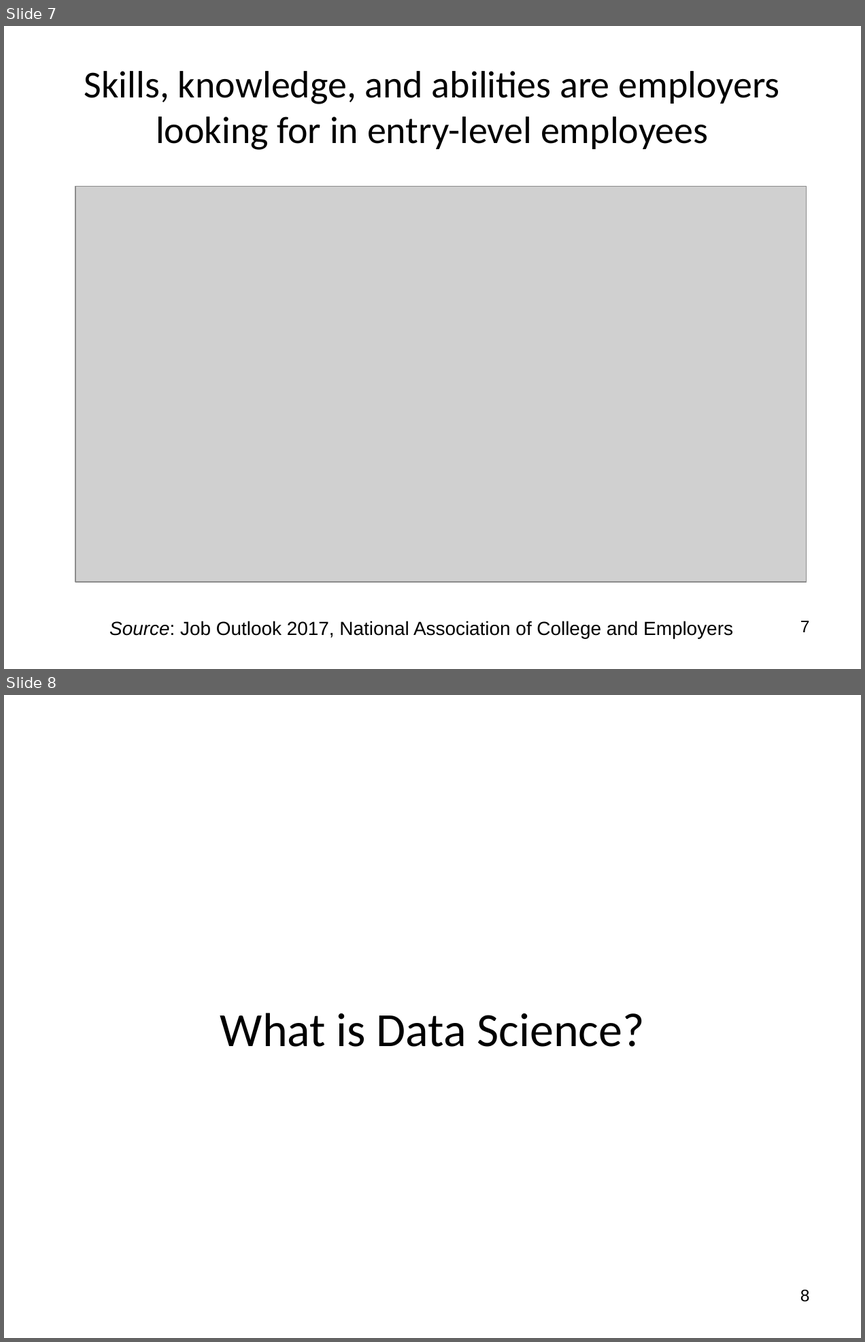
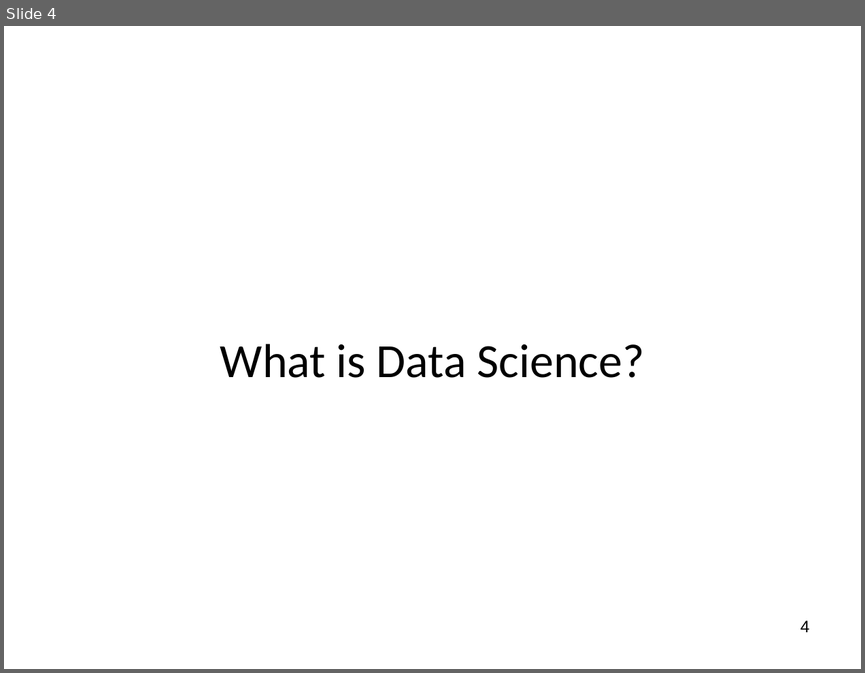
Before and after one commit to wsphd/datajam2018, a slide deck: dj2018.pptx. Shown one above the other, each under a label of ours: slides 7 and 8 before the commit, slide 4 after it. The pictures are 865x1342 and 865x673 pixels, drawn with LibreOffice and Linux fonts; fonts in the diff are those of the drawing; grey boxes stand for pictures. Boxes give left, top, right and bottom in pixels: in the first picture for what was removed or moved away, otherwise in the second. Text is boxed around its words. In the diff, an @@ line names an element or a change of style, - is before the commit and + after.

```diff
--- a/dj2018.pptx
+++ b/dj2018.pptx
@@ slide 7 removed at (4, 26, 861, 669), background #FFFFFF @@
@@ title removed at (84, 71, 779, 150) @@
-Skills, knowledge, and abilities are employers looking for in entry-level employees
@@ picture removed at (75, 186, 806, 581) @@
@@ text removed at (109, 620, 733, 639) @@
-Source: Job Outlook 2017, National Association of College and Employers
@@ page number removed at (800, 620, 810, 632) @@
-7
@@ what was slide 8 is now slide 4 @@
@@ page number at (800, 620, 810, 632): text changed @@
-8
+4
```
Also in this commit, not shown: 4 slides changed, 3 slides added, 4 other slides removed, 2 other files.
